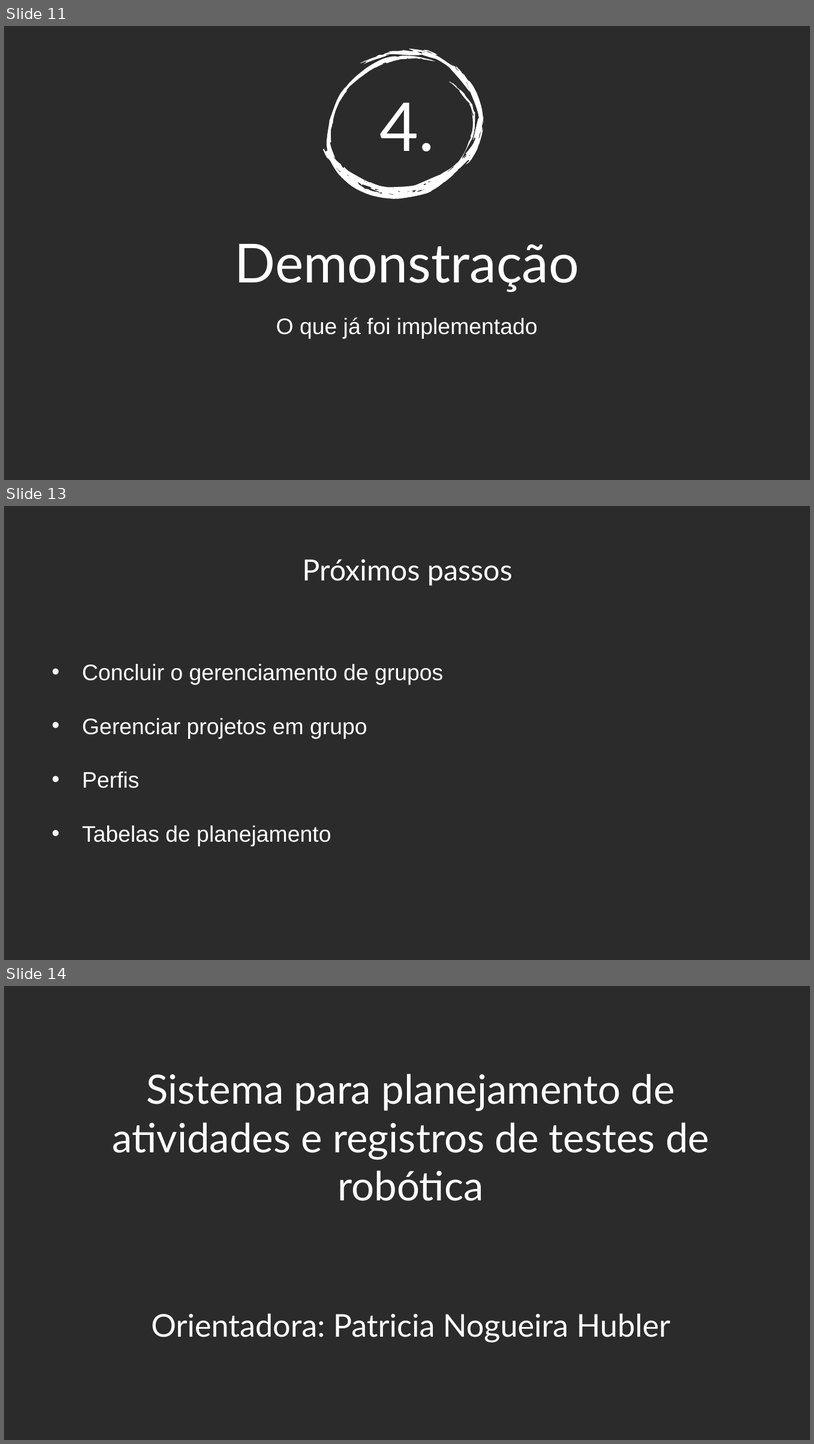
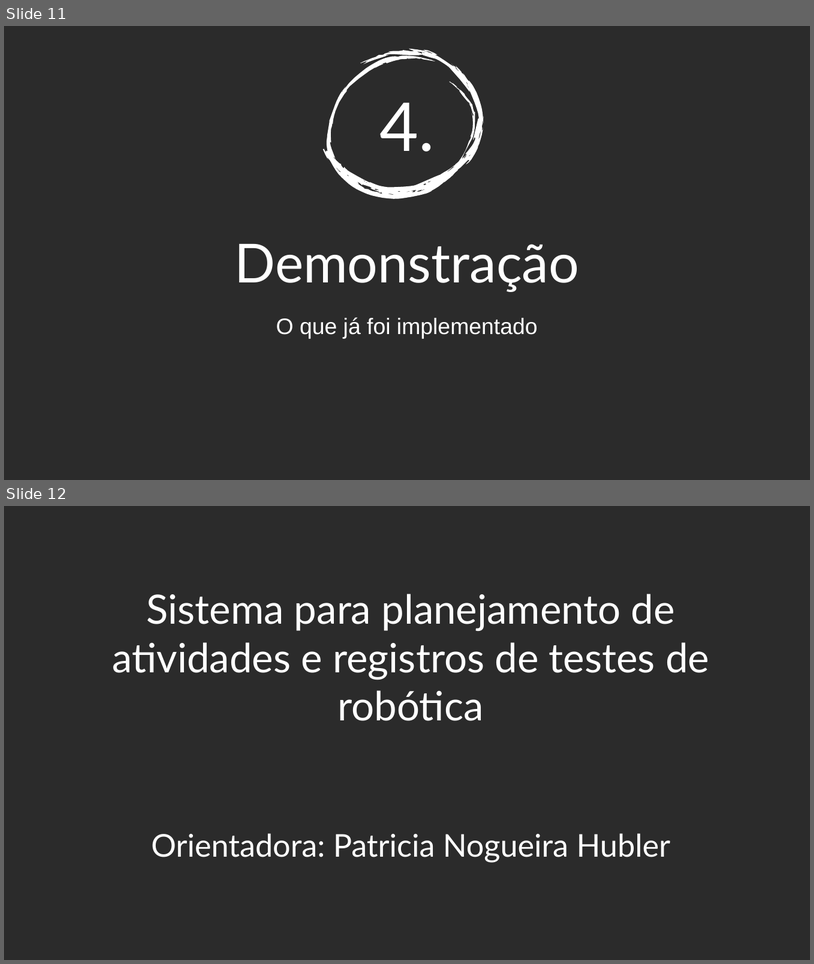
Before and after one commit to leoalopes/tccCodeIgniter, a slide deck: SeminarioAndamento.pptx. Shown one above the other, each under a label of ours: slides 11, 13 and 14 before the commit, slides 11 and 12 after it; the slides between them are not shown. The pictures are 814x1444 and 814x964 pixels, drawn with LibreOffice and Linux fonts; fonts in the diff are those of the drawing; background and template pictures are left out; a plain dark background stands for a picture behind light text. Boxes give left, top, right and bottom in pixels: in the first picture for what was removed or moved away, otherwise in the second. Text is boxed around its words. In the diff, an @@ line names an element or a change of style, - is before the commit and + after.

```diff
--- a/SeminarioAndamento.pptx
+++ b/SeminarioAndamento.pptx
@@ slide 13 removed at bbox=[4, 506, 810, 960], background picture (left out) @@
@@ title removed at bbox=[302, 559, 513, 586] @@
-Próximos passos
@@ text removed at bbox=[82, 664, 443, 846] @@
-                • Concluir o gerenciamento de grupos
-                • Gerenciar projetos em grupo
-                • Perfis
-                • Tabelas de planejamento
@@ what was slide 14 is now slide 12 @@
```
Also in this commit, not shown: 3 slides changed, 1 other slide removed, 2 other files.
